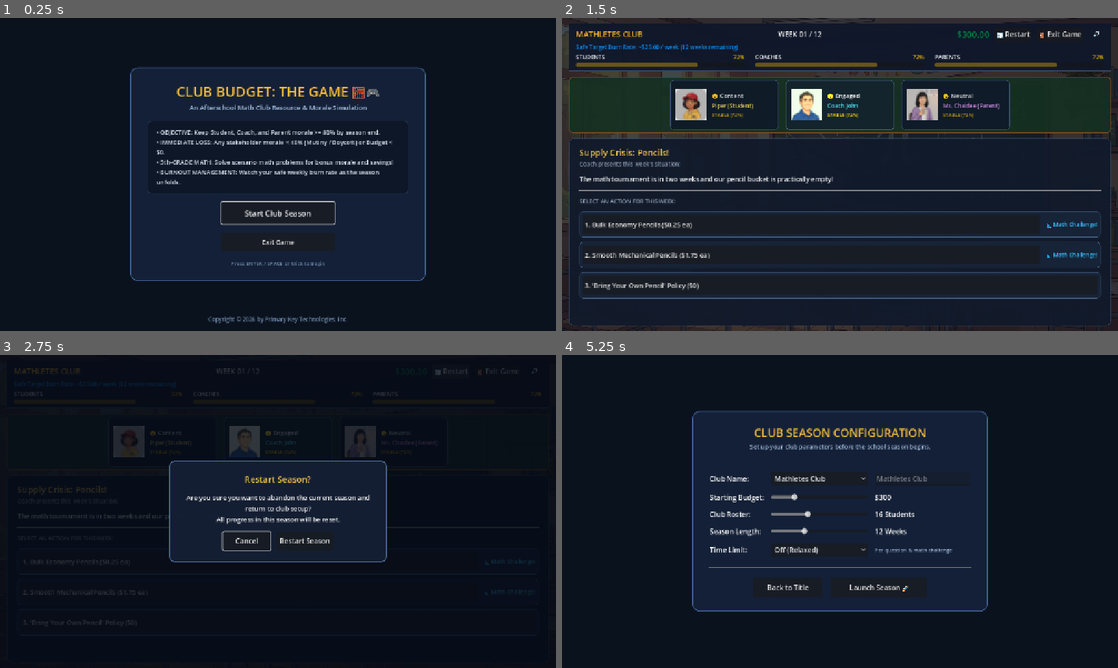
Above: before the commit, frames 1-4 (two rows, left to right).
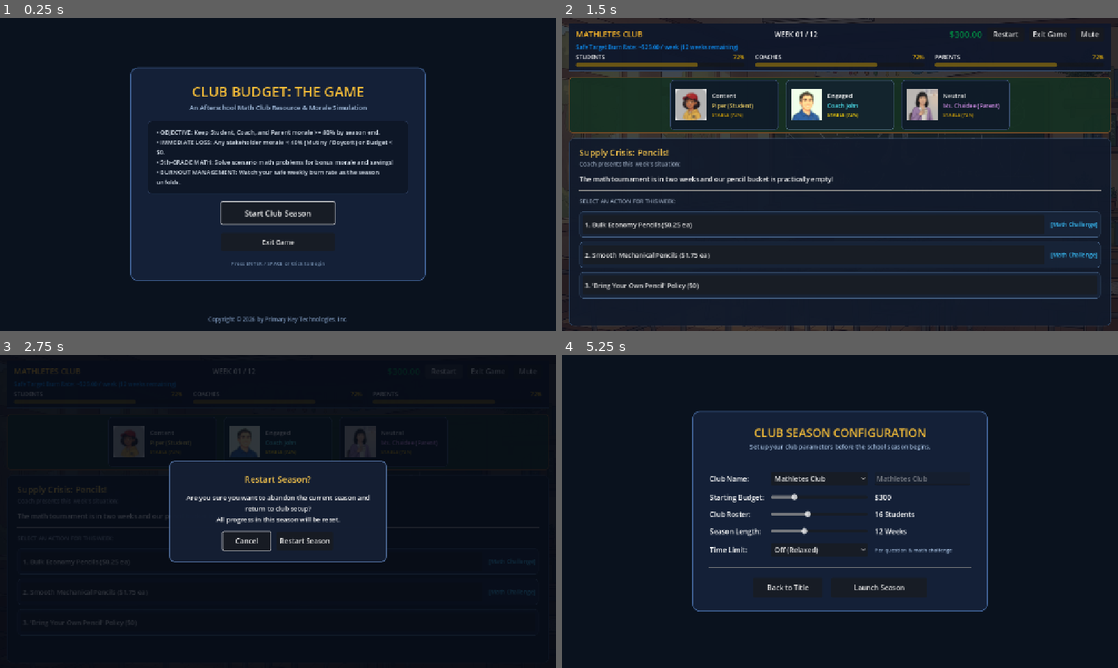
Above: after the commit, the same moments.

Repository: primarykeytech/club-budget-the-game-godot
Game: Godot game, scene res://scenes/main.tscn
Two runs of this game, one before a commit and one after it. Both use one fixed random seed, a clock stepped at 60 frames per second and the inputs below.
Inputs:
- Up to frame 1 (0.25 s): no input
- Up to frame 2 (1.5 s): click "Start Club Season" at 0.5 s; click "Launch Season 🚀" (after the commit: "Launch Season") at 1.25 s
- Up to frame 3 (2.75 s): click "🔄 Restart" (after the commit: "Restart") at 2 s
- Up to frame 4 (5.25 s): click "🔊" (after the commit: "Mute") at 2.75 s; click "🔄 Restart" (after the commit: "Restart") at 3.5 s; click "🔄 Restart" (after the commit: "Restart") at 4.25 s; click "Restart Season" at 5 s

The runs differ from the first frame. In frame 1, 0.8% of the frame differs, in the area x 31-69%, y 22-26%; in frame 2, 0.8%, in the area x 27-97%, y 4-77%; in frame 3, 0.1%; in frame 4, 0.1%.

Commit message:
fix(web): replace emoji glyphs with clean cross-platform typography for WebGL/browser compatibility

Diff:
--- a/project.godot
+++ b/project.godot
@@ -30,5 +30,5 @@
 
 [rendering]
 
+textures/canvas_textures/default_texture_filter=2
 renderer/rendering_method="gl_compatibility"
-textures/canvas_textures/default_texture_filter=2
--- a/scenes/ui/hud.tscn
+++ b/scenes/ui/hud.tscn
@@ -58,20 +58,19 @@
 custom_minimum_size = Vector2(85, 30)
 layout_mode = 2
 tooltip_text = "Restart current season (Hotkey: R)"
-text = "🔄 Restart"
+text = "Restart"
 
 [node name="ExitButton" type="Button" parent="VBox/TopRow"]
 custom_minimum_size = Vector2(95, 30)
 layout_mode = 2
 tooltip_text = "Exit current game (Hotkey: Esc)"
-text = "🚪 Exit Game"
+text = "Exit Game"
 
 [node name="MuteButton" type="Button" parent="VBox/TopRow"]
-custom_minimum_size = Vector2(36, 0)
+custom_minimum_size = Vector2(65, 30)
 layout_mode = 2
 tooltip_text = "Toggle Audio Mute (Hotkey: M)"
-text = "🔊"
-flat = true
+text = "Mute"
 
 [node name="BurnRateLabel" type="Label" parent="VBox"]
 layout_mode = 2
--- a/scenes/ui/modals/end_game_modal.tscn
+++ b/scenes/ui/modals/end_game_modal.tscn
@@ -60,7 +60,7 @@
 [node name="IconLabel" type="Label" parent="Card/VBox"]
 layout_mode = 2
 theme_override_font_sizes/font_size = 36
-text = "🏆"
+text = ""
 horizontal_alignment = 1
 
 [node name="TitleLabel" type="Label" parent="Card/VBox"]
--- a/scenes/ui/modals/math_modal.tscn
+++ b/scenes/ui/modals/math_modal.tscn
@@ -63,8 +63,8 @@
 
 [node name="Icon" type="Label" parent="Card/VBox/Header"]
 layout_mode = 2
-theme_override_font_sizes/font_size = 24
-text = "📐"
+theme_override_font_sizes/font_size = 20
+text = "[MATH]"
 
 [node name="Title" type="Label" parent="Card/VBox/Header"]
 layout_mode = 2
@@ -80,8 +80,8 @@
 
 [node name="TimerIcon" type="Label" parent="Card/VBox/TimerBox"]
 layout_mode = 2
-theme_override_font_sizes/font_size = 15
-text = "⏱️"
+theme_override_font_sizes/font_size = 14
+text = "TIME:"
 
 [node name="TimerBar" type="ProgressBar" parent="Card/VBox/TimerBox"]
 custom_minimum_size = Vector2(160, 14)
--- a/scenes/ui/scenario_panel.tscn
+++ b/scenes/ui/scenario_panel.tscn
@@ -56,7 +56,7 @@
 [node name="TimerIcon" type="Label" parent="VBox/Header/HeaderTop/TimerBox"]
 layout_mode = 2
 theme_override_font_sizes/font_size = 15
-text = "⏱️"
+text = "TIME:"
 
 [node name="TimerBar" type="ProgressBar" parent="VBox/Header/HeaderTop/TimerBox"]
 custom_minimum_size = Vector2(90, 14)
--- a/scenes/ui/setup_screen.tscn
+++ b/scenes/ui/setup_screen.tscn
@@ -178,4 +178,4 @@
 custom_minimum_size = Vector2(220, 46)
 layout_mode = 2
 theme_override_font_sizes/font_size = 16
-text = "Launch Season 🚀"
+text = "Launch Season"
--- a/scenes/ui/stage_view.tscn
+++ b/scenes/ui/stage_view.tscn
@@ -77,7 +77,7 @@
 [node name="AvatarLabel" type="Label" parent="HBox/StudentCard/Content/VBox"]
 layout_mode = 2
 theme_override_font_sizes/font_size = 14
-text = "😃 Thrilled"
+text = "Thrilled"
 
 [node name="NameLabel" type="Label" parent="HBox/StudentCard/Content/VBox"]
 layout_mode = 2
@@ -116,7 +116,7 @@
 [node name="AvatarLabel" type="Label" parent="HBox/CoachCard/Content/VBox"]
 layout_mode = 2
 theme_override_font_sizes/font_size = 14
-text = "😄 Confident"
+text = "Confident"
 
 [node name="NameLabel" type="Label" parent="HBox/CoachCard/Content/VBox"]
 layout_mode = 2
@@ -155,7 +155,7 @@
 [node name="AvatarLabel" type="Label" parent="HBox/ParentCard/Content/VBox"]
 layout_mode = 2
 theme_override_font_sizes/font_size = 14
-text = "😊 Supportive"
+text = "Supportive"
 
 [node name="NameLabel" type="Label" parent="HBox/ParentCard/Content/VBox"]
 layout_mode = 2
--- a/scenes/ui/title_screen.tscn
+++ b/scenes/ui/title_screen.tscn
@@ -80,7 +80,7 @@
 layout_mode = 2
 theme_override_colors/font_color = Color(0.96, 0.74, 0.22, 1)
 theme_override_font_sizes/font_size = 32
-text = "CLUB BUDGET: THE GAME 🧮🎮"
+text = "CLUB BUDGET: THE GAME"
 horizontal_alignment = 1
 
 [node name="Subtitle" type="Label" parent="CenterContainer/Card/VBox/TitleBox"]
--- a/scripts/ui/hud.gd
+++ b/scripts/ui/hud.gd
@@ -42,7 +42,7 @@
 	_update_mute_icon(is_muted)
 
 func _update_mute_icon(is_muted: bool) -> void:
-	mute_btn.text = "🔇" if is_muted else "🔊"
+	mute_btn.text = "Unmute" if is_muted else "Mute"
 
 func update_hud(state: ClubState, animated: bool = true) -> void:
 	club_name_label.text = state.club_name.to_upper()
@@ -58,15 +58,15 @@
 	)
 
 	if min_happiness < 40.0:
-		burn_rate_label.text = "⚠️ CRITICAL MORALE DANGER: SCORE < 40% TRIGGERS LOSS!"
+		burn_rate_label.text = "[!] CRITICAL MORALE DANGER: SCORE < 40% TRIGGERS LOSS!"
 		burn_rate_label.modulate = Color("#ef4444")
 		_pulse_warning()
 	elif min_happiness < 48.0:
-		burn_rate_label.text = "⚠️ MORALE WARNING: STAKEHOLDER MORALE NEARING DANGER ZONE (< 40%)"
+		burn_rate_label.text = "[!] MORALE WARNING: STAKEHOLDER MORALE NEARING DANGER ZONE (< 40%)"
 		burn_rate_label.modulate = Color("#f59e0b")
 		_stop_pulse_warning()
 	elif state.budget < 30.0:
-		burn_rate_label.text = "⚠️ LOW BUDGET WARNING: AVOID DEFICIT TO PREVENT BANKRUPTCY!"
+		burn_rate_label.text = "[!] LOW BUDGET WARNING: AVOID DEFICIT TO PREVENT BANKRUPTCY!"
 		burn_rate_label.modulate = Color("#ef4444")
 		_pulse_warning()
 	else:
--- a/scripts/ui/modals/end_game_modal.gd
+++ b/scripts/ui/modals/end_game_modal.gd
@@ -16,7 +16,7 @@
 	restart_btn.pressed.connect(_on_restart)
 
 func open_game_over(reason: String, state: ClubState) -> void:
-	icon_label.text = "🚨"
+	icon_label.text = "[!]"
 	title_label.text = "SEASON SUSPENDED"
 	title_label.modulate = Color("#ef4444")
 	message_label.text = reason
@@ -35,7 +35,7 @@
 	restart_btn.grab_focus()
 
 func open_victory(msg: String, state: ClubState) -> void:
-	icon_label.text = "🏆"
+	icon_label.text = "*** GOLD RIBBON ***"
 	title_label.text = "GOLD RIBBON SEASON!"
 	title_label.modulate = Color("#fbbf24")
 	message_label.text = msg
--- a/scripts/ui/modals/event_modal.gd
+++ b/scripts/ui/modals/event_modal.gd
@@ -14,7 +14,7 @@
 	dismiss_btn.pressed.connect(_on_dismiss)
 
 func open_event(event: GameEvent) -> void:
-	title_label.text = "⚡ %s" % event.title
+	title_label.text = event.title
 	description_label.text = event.description
 
 	if event.cost > 0.0:
--- a/scripts/ui/modals/math_modal.gd
+++ b/scripts/ui/modals/math_modal.gd
@@ -110,7 +110,7 @@
 	var penalty_str := ""
 	if current_challenge.penalty_cost > 0:
 		penalty_str = " (Administrative penalty: -$%.2f)" % current_challenge.penalty_cost
-	feedback_label.text = "⏰ Time's Up!\nYou ran out of time to solve the challenge.\nThe correct answer was %s%.2f.%s\nStakeholder morale suffered a slight dip." % [
+	feedback_label.text = "Time's Up!\nYou ran out of time to solve the challenge.\nThe correct answer was %s%.2f.%s\nStakeholder morale suffered a slight dip." % [
 		current_challenge.unit, current_challenge.answer, penalty_str
 	]
 	feedback_panel.add_theme_stylebox_override("panel", style)
@@ -136,7 +136,7 @@
 	if is_correct:
 		style.bg_color = Color(0.06, 0.35, 0.20, 0.95)
 		style.border_color = Color("#10b981")
-		feedback_label.text = "🎉 Correct! (%s%.2f)\nEarned +%d Bonus Happiness across stakeholders!" % [
+		feedback_label.text = "Correct! (%s%.2f)\nEarned +%d Bonus Happiness across stakeholders!" % [
 			current_challenge.unit, current_challenge.answer, current_challenge.bonus_happiness
 		]
 		# Spawn celebratory confetti
@@ -148,7 +148,7 @@
 		var penalty_str := ""
 		if current_challenge.penalty_cost > 0:
 			penalty_str = " (Administrative penalty: -$%.2f)" % current_challenge.penalty_cost
-		feedback_label.text = "❌ Incorrect!\nThe correct answer was %s%.2f.%s\nStakeholder morale suffered a slight dip." % [
+		feedback_label.text = "Incorrect!\nThe correct answer was %s%.2f.%s\nStakeholder morale suffered a slight dip." % [
 			current_challenge.unit, current_challenge.answer, penalty_str
 		]
 	feedback_panel.add_theme_stylebox_override("panel", style)
--- a/scripts/ui/scenario_panel.gd
+++ b/scripts/ui/scenario_panel.gd
@@ -92,7 +92,7 @@
 	# Optional Math badge indicator
 	if choice.math_challenge != null:
 		var math_badge := Label.new()
-		math_badge.text = "📐 Math Challenge!"
+		math_badge.text = "[Math Challenge]"
 		math_badge.modulate = Color("#38bdf8")
 		math_badge.add_theme_font_size_override("font_size", 13)
 		hbox.add_child(math_badge)
--- a/scripts/ui/stage_view.gd
+++ b/scripts/ui/stage_view.gd
@@ -25,9 +25,9 @@
 	_set_speaker_highlight(parent_card, speaker_clean == "parent")
 
 	# Update emotional statuses and avatars
-	_update_card_mood(student_mood_label, student_avatar, float(happiness_dict.get("students", 70.0)), ["😃 Thrilled", "🙂 Content", "😟 Worried", "😭 Mutiny"])
-	_update_card_mood(coach_mood_label, coach_avatar, float(happiness_dict.get("coaches", 70.0)), ["😄 Confident", "🙂 Engaged", "😓 Burnt Out", "😫 Resigned"])
-	_update_card_mood(parent_mood_label, parent_avatar, float(happiness_dict.get("parents", 70.0)), ["😊 Supportive", "🙂 Neutral", "🤨 Concerned", "😡 Boycott"])
+	_update_card_mood(student_mood_label, student_avatar, float(happiness_dict.get("students", 70.0)), ["Thrilled", "Content", "Worried", "Mutiny"])
+	_update_card_mood(coach_mood_label, coach_avatar, float(happiness_dict.get("coaches", 70.0)), ["Confident", "Engaged", "Burnt Out", "Resigned"])
+	_update_card_mood(parent_mood_label, parent_avatar, float(happiness_dict.get("parents", 70.0)), ["Supportive", "Neutral", "Concerned", "Boycott"])
 
 func show_morale_deltas(effects: Dictionary) -> void:
 	_trigger_delta(student_card, int(effects.get("students", 0)))
Not shown, changed: export_presets.cfg
